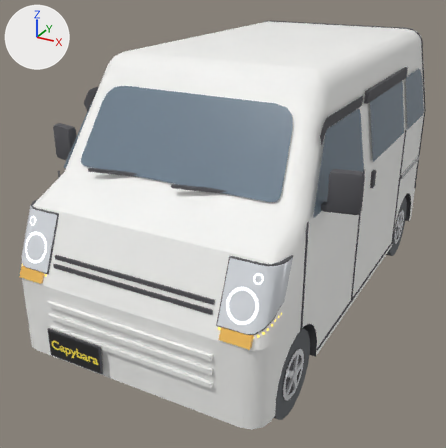
Two versions of the glTF model models/van.glb, one commit apart.
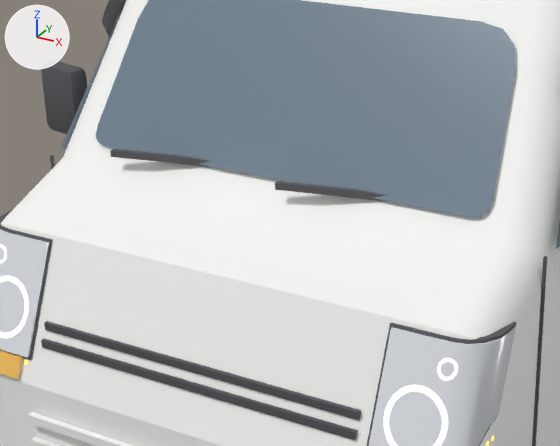
Old and new are each drawn whole from a 50 mm camera at (1.95, -4.13, 2.6) aimed at (-0.18, -0.26, 0.67) and again close up on the part from 7% to 71% of the width and 21% to 71% of the height. The axes (+X, +Y, +Z) are drawn at upper left. The lights are the same throughout. The first two pictures are the older version. Where no turn or scale is listed for an object, it has been applied to the vertices. Vertices at exactly the same position are counted once.

Objects in the first close-up: 'Body', 'Bumper_F_Std', 'Glass', 'Lamp_Head_L', 'Lamp_Head_R', 'Lamp_Ring_L', 'Lamp_Turn_R', 'Mirror_Covers', 'Trim' and 1 more.
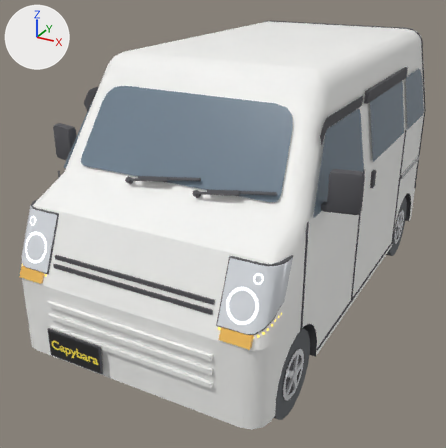
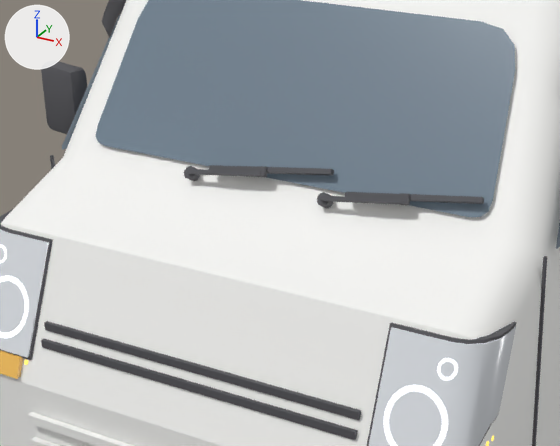
Changed parts and their boxes [x1, y1, x2, y2] in the close-ups (560 x 446 px):
'Wiper_FL', added: after [317, 192, 484, 208]
'Wiper_FR', added: after [184, 165, 334, 181]
part 1 of me_trim, deleted: before [110, 149, 210, 167]
part 2 of me_trim, deleted: before [275, 181, 389, 202]

The edits, one by one:
me_trim is used by ob_trim; location (0.0, 0.0, 0.0).
me_trim had 500 vertices, 724 faces and spanned x -1.06..1.06, y -1.73..1.76, z 0.27..2.01.
me_trim now has 484 vertices, 700 faces and spans x -1.06..1.06, y -1.73..1.76, z 0.27..2.01.
me_trim part 1: the loose piece of 8 vertices spanning x -0.58..-0.14, y -1.3..-1.18, z 1.34..1.36 is deleted.
me_trim part 2: the loose piece of 8 vertices spanning x 0.04..0.48, y -1.3..-1.18, z 1.34..1.36 is deleted.
Mesh me_wiper_fr is new.
It has 44 vertices, 72 faces and spans x -0.021..0.484, y -0.039..0.039, z -0.017..0.094.
It uses material mat_trim (dark grey #555559).
Object 'Wiper_FR' (ob_wiper_fr) is new; it shows me_wiper_fr.
Its location is (-0.28, -1.252, 1.319).
Object 'Wiper_FL' (ob_wiper_fl) is new; it shows a copy of me_wiper_fr.
Its location is (0.2, -1.252, 1.319).
